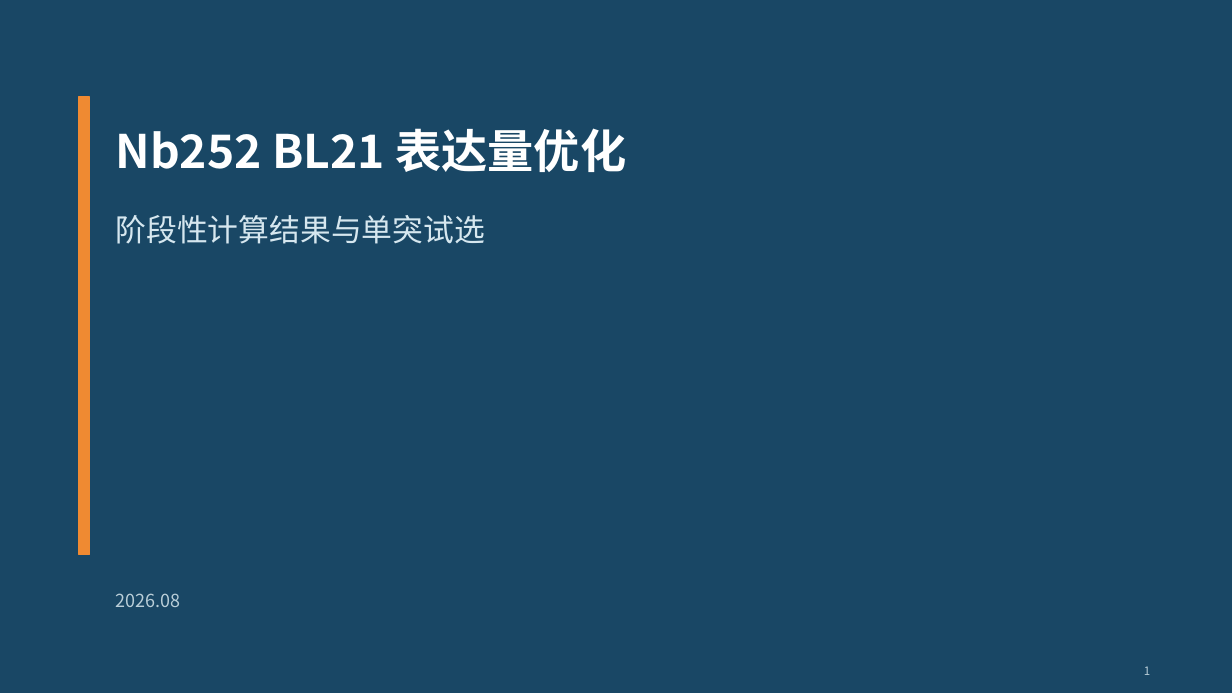
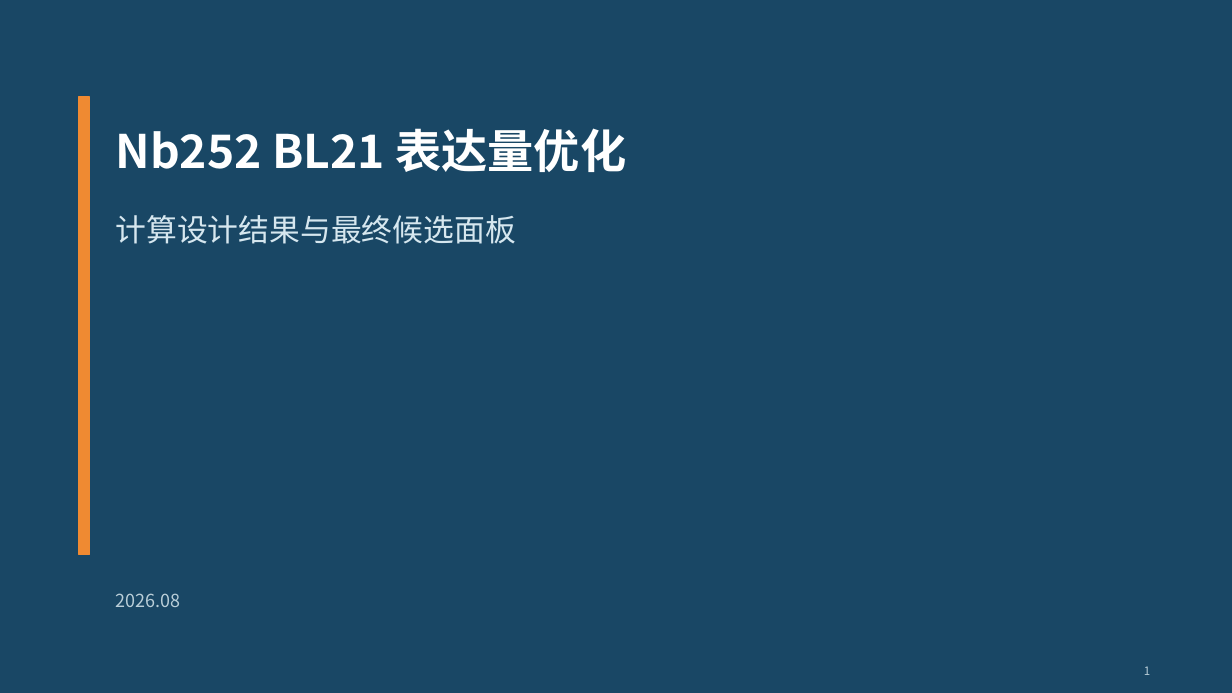
Before and after one commit to name-lulangya/Antibody_optimization, a slide deck: slide 1 of docs/result_artifacts/weekly_report_result/report_2026_W34_nb252_expression_route/Nb252_BL21_expression_optimization_presentation.pptx. Drawn at 1232x693 pixels with LibreOffice and Linux fonts; fonts in the diff are those of the drawing. Boxes give left, top, right and bottom in pixels: in the first picture for what was removed or moved away, otherwise in the second. Text is boxed around its words. In the diff, an @@ line names an element or a change of style, - is before the commit and + after.

```diff
--- a/docs/result_artifacts/weekly_report_result/report_2026_W34_nb252_expression_route/Nb252_BL21_expression_optimization_presentation.pptx
+++ b/docs/result_artifacts/weekly_report_result/report_2026_W34_nb252_expression_route/Nb252_BL21_expression_optimization_presentation.pptx
@@ text at bbox=[115, 215, 515, 244]: text changed @@
-阶段性计算结果与单突试选
+计算设计结果与最终候选面板
```
Also in this commit, not shown: 5 other slides changed, 1 other file.
